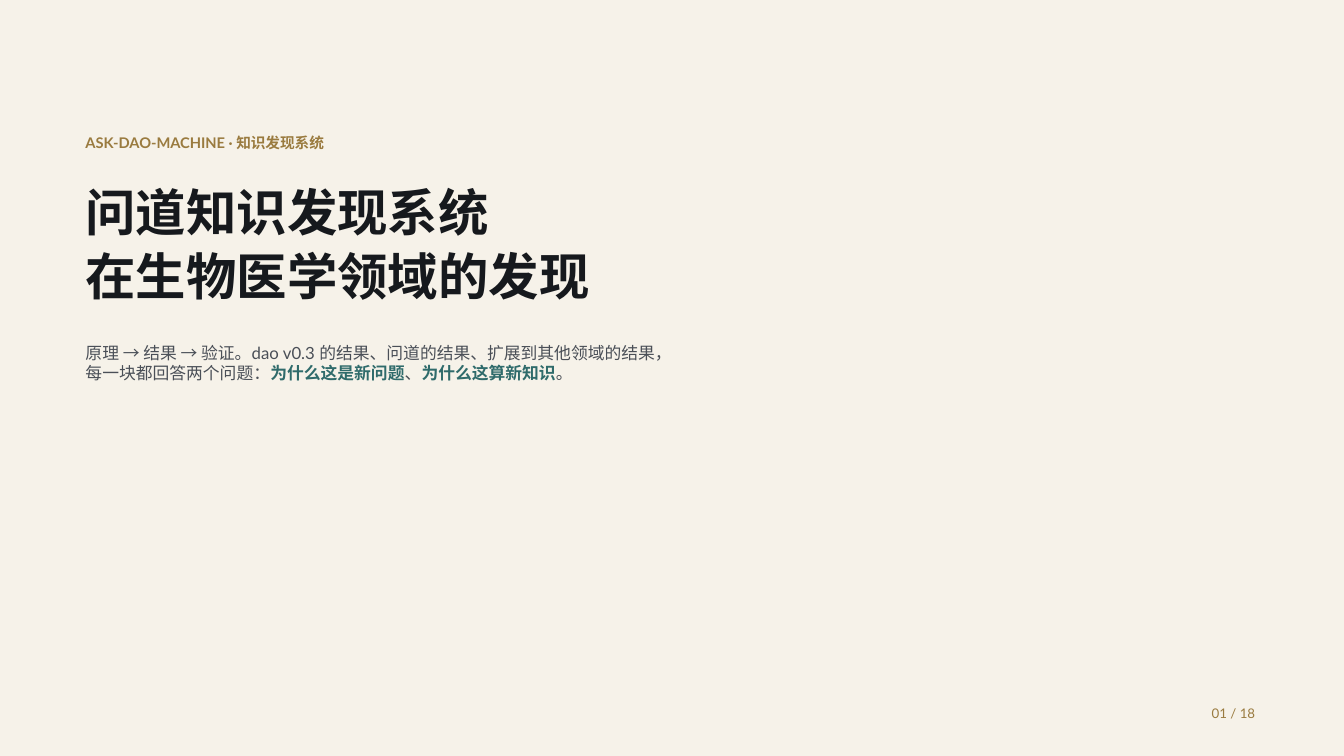
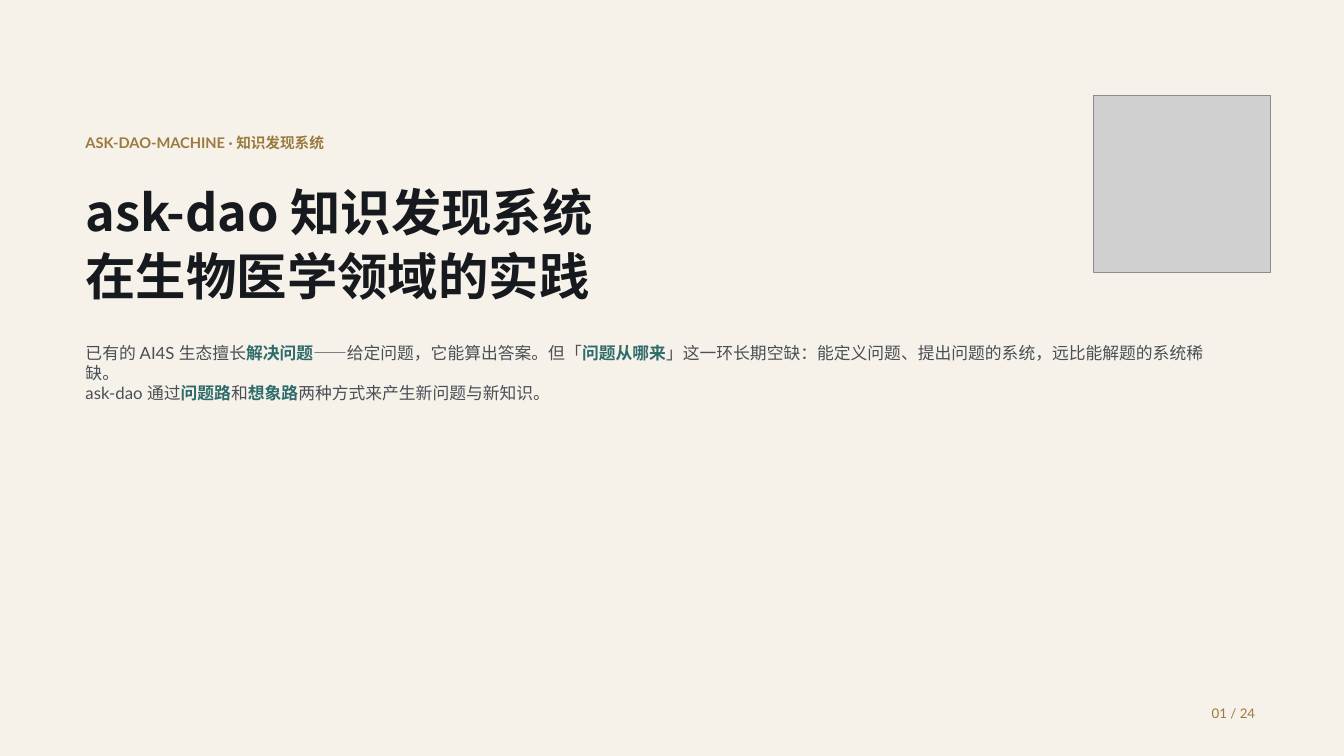
Before and after one commit to shikunpneg/ask-dao, a slide deck: slide 1 of docs/ppt/ask-dao-biomed-deck.pptx. Drawn at 1344x756 pixels with LibreOffice and Linux fonts; fonts in the diff are those of the drawing; grey boxes stand for pictures. Boxes give left, top, right and bottom in pixels: in the first picture for what was removed or moved away, otherwise in the second. Text is boxed around its words. In the diff, an @@ line names an element or a change of style, - is before the commit and + after.

Commit message:
PPT 按真实口径重做：真问句 + 新知识 + dao-v0.3 是提问微调模型（24 页）
用户指出三处我理解错了，已全部改到页面上：
1. 「真实的问题」要问句原文 —— 新增一页「机器提出的问题，长什么样」，
   三条方法学追问的 statement 直接从 out/biomed_demo/problems_paper.json 读，
   一字不改（spec 里不手写问句，防止复述走样）。
2. 「dao 模型在生物医学的实践」= dao-v 0.3 这个专门用来提问的微调模型，
   不是系统那一代。§3 重写为：RFT 后训练模型 + ModelScope studio 真实界面
   + 它现场生成的三个问句（原句）+ Holdout 0.7113 vs 0.6888（头对 3:2:7）
   + 两条能力边界（只做生物医学 / 只提问不判定）。
   原先「系统那一代」的内容（544 条 / 23 领域、15 进制裁决、想象路五步）
   移入 §4 扩展的实践。
3. 用用户给的三张真实图：studio 界面（§3）、系统架构图（§1）、道 logo（封面）。

封面按用户改写的文案重写（并修正「两种种」→「两种」）：
已有的 AI4S 生态擅长解决问题，但「问题从哪来」长期空缺。

新增 tools/deck_figs.py 里的白话版 E-value 图：不再画「HR vs E-value」两组条
让人自己对照，而是直接回答「要推翻这条结论，隐藏因素得多强」，
并把三条结论的强弱差别画出来（1.67 站得住 / 2.34 最稳 / 1.16 几乎站不住）。

正式交付文件改回规范名 docs/ppt/ask-dao-biomed-deck.{pptx,pdf}
（之前的 ask-dao-report.* 是 PowerPoint 占用时的临时名，已停止跟踪）。

```diff
--- a/docs/ppt/ask-dao-biomed-deck.pptx
+++ b/docs/ppt/ask-dao-biomed-deck.pptx
@@ picture added at <box>1094,96,1270,272</box> @@
@@ text at <box>85,188,592,300</box>: text changed @@
-问道知识发现系统
-在生物医学领域的发现
+ask-dao 知识发现系统
+在生物医学领域的实践
@@ text at <box>85,344,1203,401</box>: text changed @@
-原理 → 结果 → 验证。dao v0.3 的结果、问道的结果、扩展到其他领域的结果，
-每一块都回答两个问题：为什么这是新问题、为什么这算新知识。
+已有的 AI4S 生态擅长解决问题——给定问题，它能算出答案。但「问题从哪来」这一环长期空缺：能定义问题、提出问题的系统，远比能解题的系统稀缺。
+ask-dao 通过问题路和想象路两种方式来产生新问题与新知识。
@@ text at <box>1212,708,1255,718</box>: text changed @@
-01 / 18
+01 / 24
```
Also in this commit, not shown: 13 other slides changed, 10 slides added, 4 slides removed, 37 other files.
